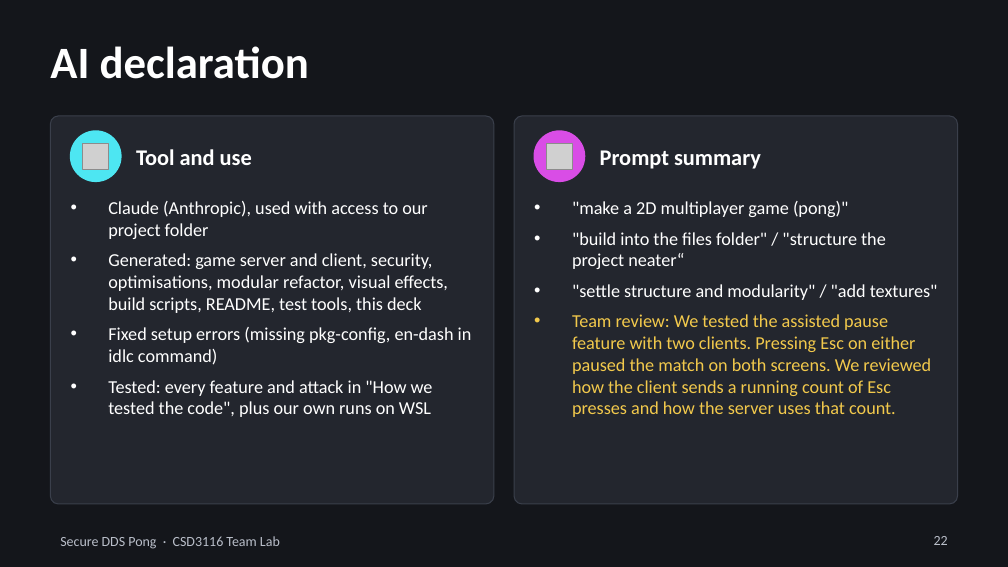
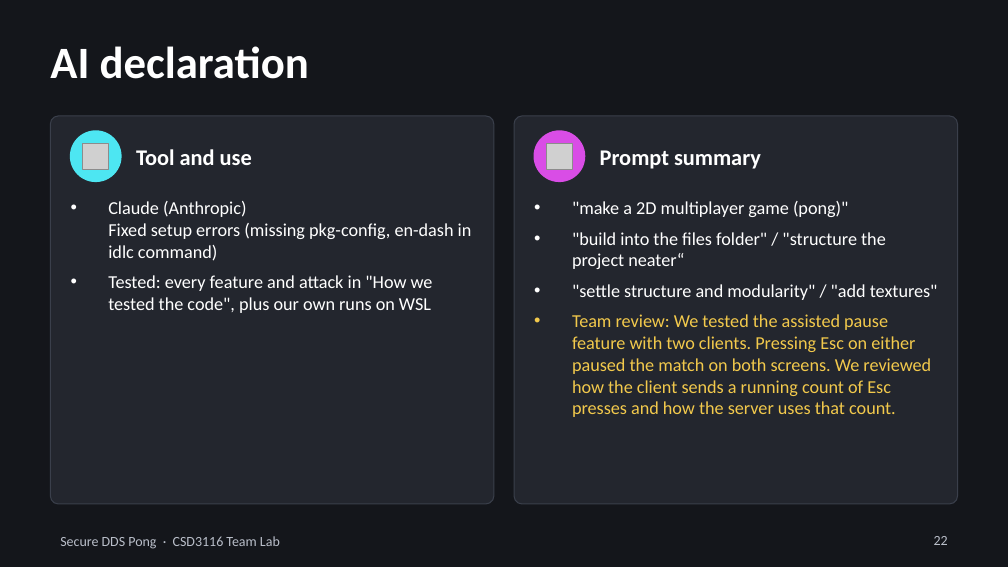
Before and after one commit to Woh-Kye-Le/CSD3116_Team_assignment, a slide deck: slide 22 of Presentation_Slides.pptx. Drawn at 1008x567 pixels with LibreOffice and Linux fonts; fonts in the diff are those of the drawing; grey boxes stand for pictures. Boxes give left, top, right and bottom in pixels: in the first picture for what was removed or moved away, otherwise in the second. Text is boxed around its words. In the diff, an @@ line names an element or a change of style, - is before the commit and + after.

Commit message:
updated slides

```diff
--- a/Presentation_Slides.pptx
+++ b/Presentation_Slides.pptx
@@ text at [108,201,472,261]: text changed @@
-• Claude (Anthropic), used with access to our project folder
-• Generated: game server and client, security, optimisations, modular refactor, visual effects, build scripts, README, test tools, this deck
-• Fixed setup errors (missing pkg-config, en-dash in idlc command)
+• Claude (Anthropic)
+  Fixed setup errors (missing pkg-config, en-dash in idlc command)
```
Also in this commit, not shown: 1 other slide changed.
